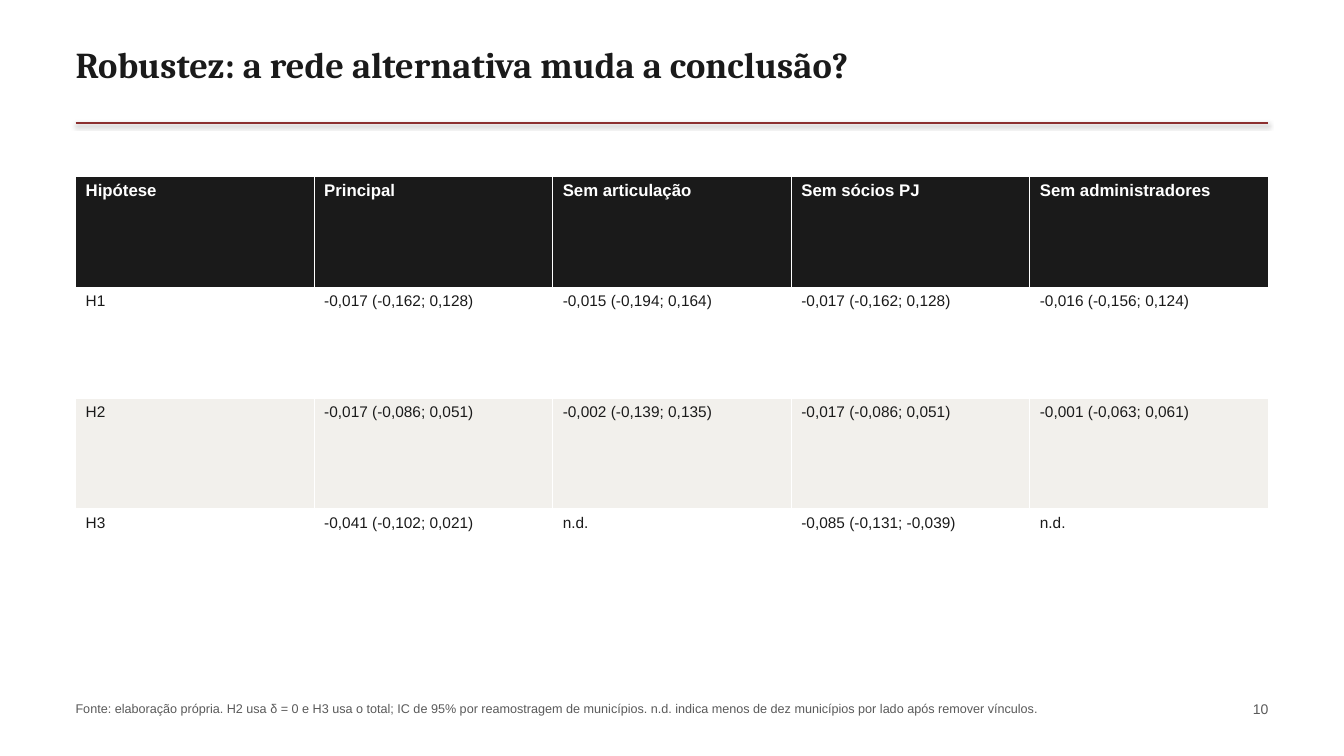
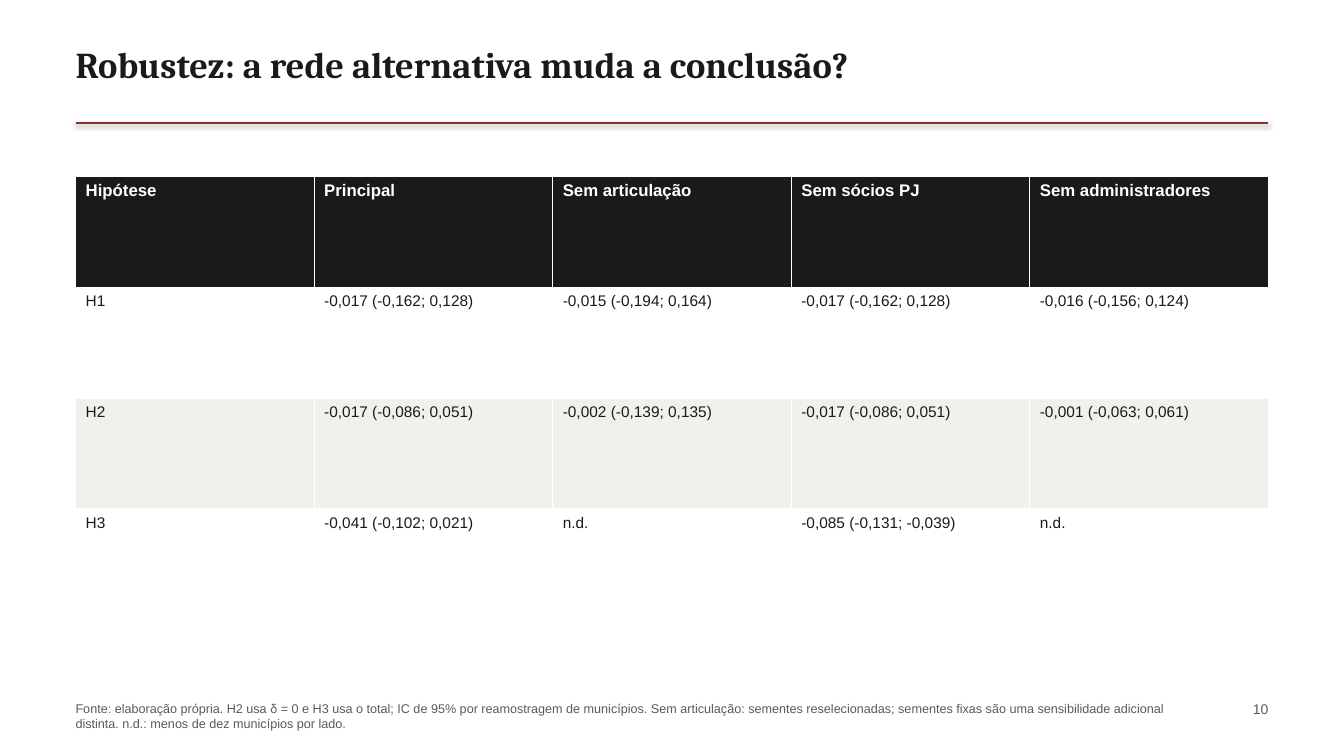
Before and after one commit to rafaelt0/redes-economicas-e-sociais-2, a slide deck: slide 10 of output/deck.pptx. Drawn at 1344x756 pixels with LibreOffice and Linux fonts; fonts in the diff are those of the drawing. Boxes give left, top, right and bottom in pixels: in the first picture for what was removed or moved away, otherwise in the second. Text is boxed around its words. In the diff, an @@ line names an element or a change of style, - is before the commit and + after.

```diff
--- a/output/deck.pptx
+++ b/output/deck.pptx
@@ text at box(76, 703, 1164, 731): text changed @@
-Fonte: elaboração própria. H2 usa δ = 0 e H3 usa o total; IC de 95% por reamostragem de municípios. n.d. indica menos de dez municípios por lado após remover vínculos.
+Fonte: elaboração própria. H2 usa δ = 0 e H3 usa o total; IC de 95% por reamostragem de municípios. Sem articulação: sementes reselecionadas; sementes fixas são uma sensibilidade adicional distinta. n.d.: menos de dez municípios por lado.
```
Also in this commit, not shown: 9 other slides changed, 13 other files.
